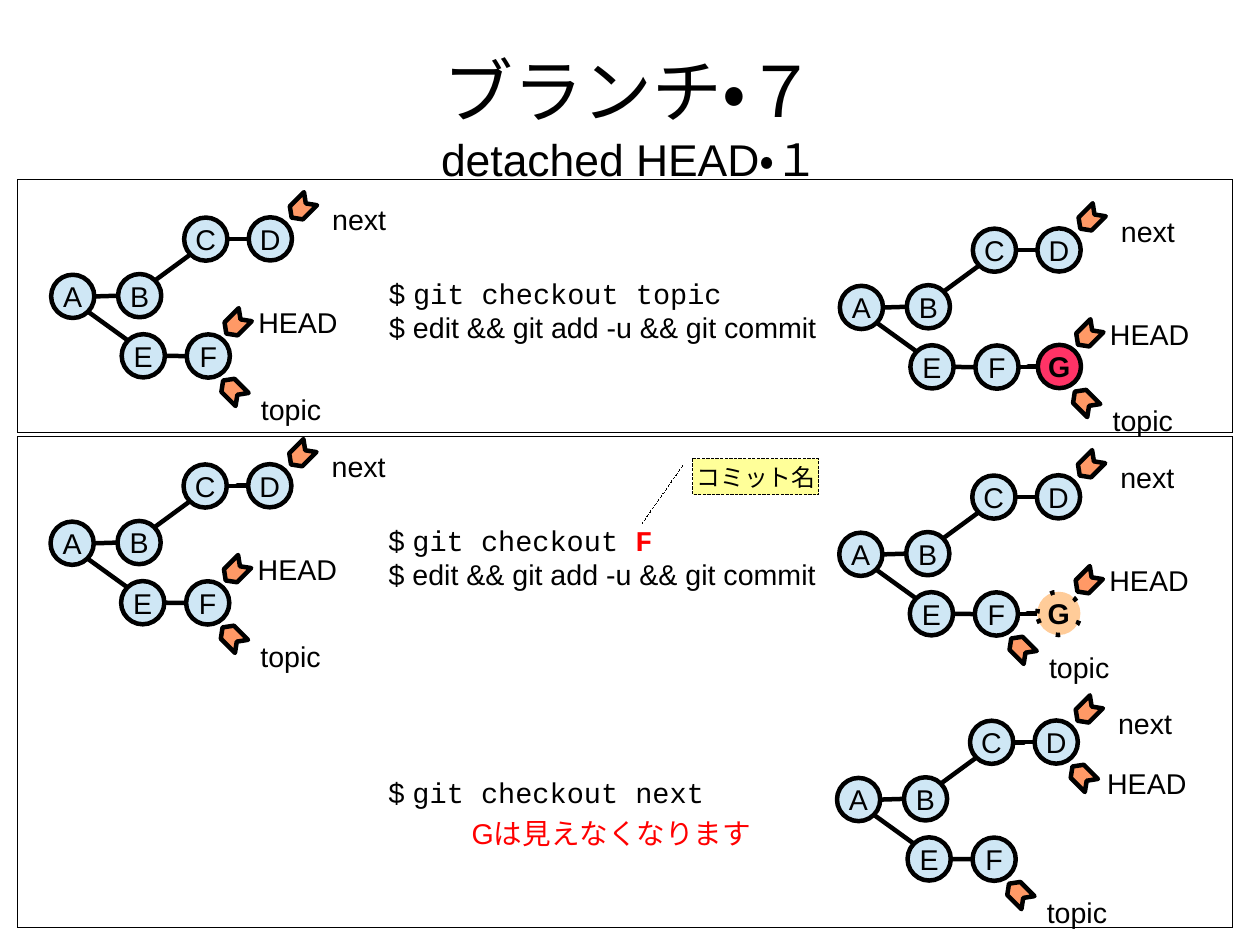
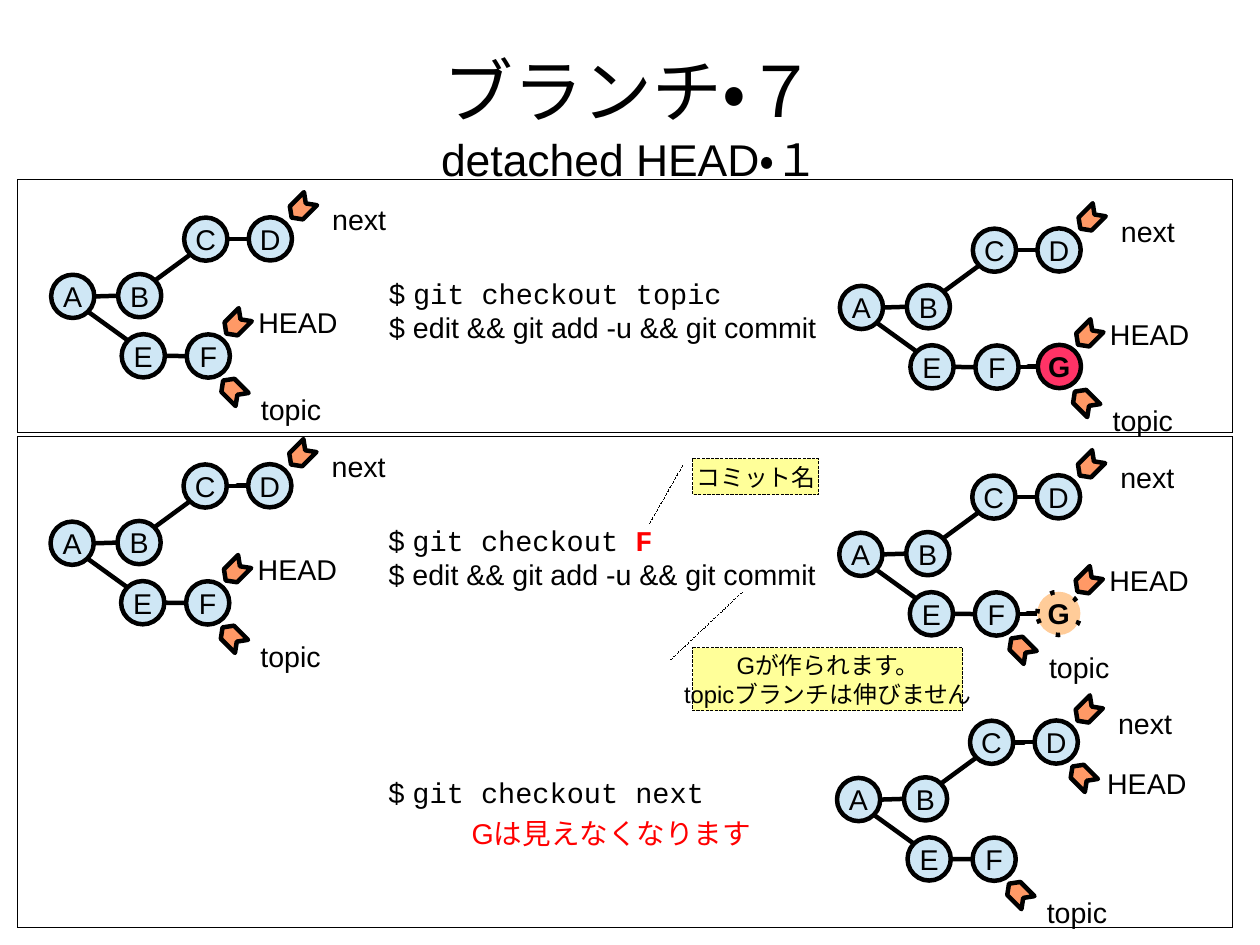
Before and after one commit to pneu/how_to_git, a slide deck: slide 30 of how_to_git.odp. Drawn at 1260x945 pixels with LibreOffice and Linux fonts; fonts in the diff are those of the drawing. Boxes give left, top, right and bottom in pixels: in the first picture for what was removed or moved away, otherwise in the second. Text is boxed around its words. In the diff, an @@ line names an element or a change of style, - is before the commit and + after.

```diff
--- a/how_to_git.odp
+++ b/how_to_git.odp
@@ border callout added at box(693, 648, 963, 711), fill #FFFF99, outline #000000 0 pt, 15 pt, text #000000 @@
+Gが作られます。
+topicブランチは伸びません
```
Also in this commit, not shown: 33 other slides changed, 1 other file.
